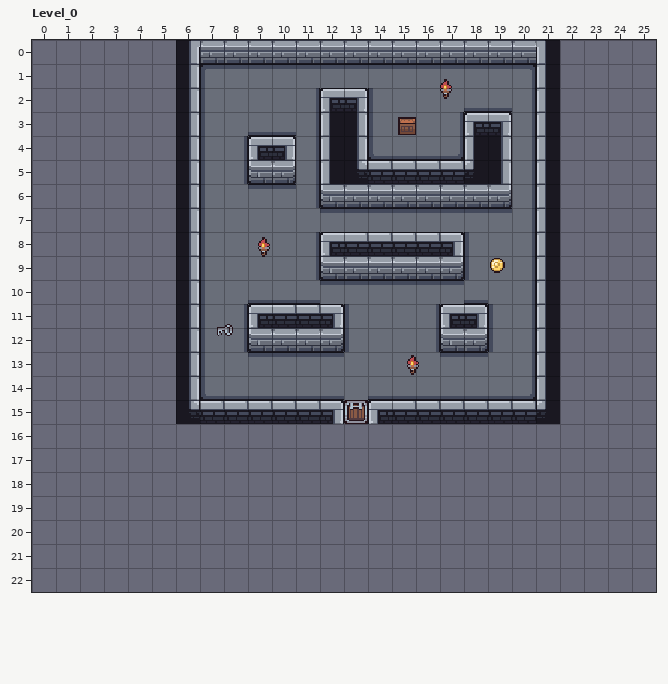
LDtk project, stored at assets/map.ldtk. The picture above was drawn from the file before the commit.
Cells are 16x16 px. Shown: Level_0 x 0..25, y 0..22. The old version is drawn lined up with the new one.
After the commit:
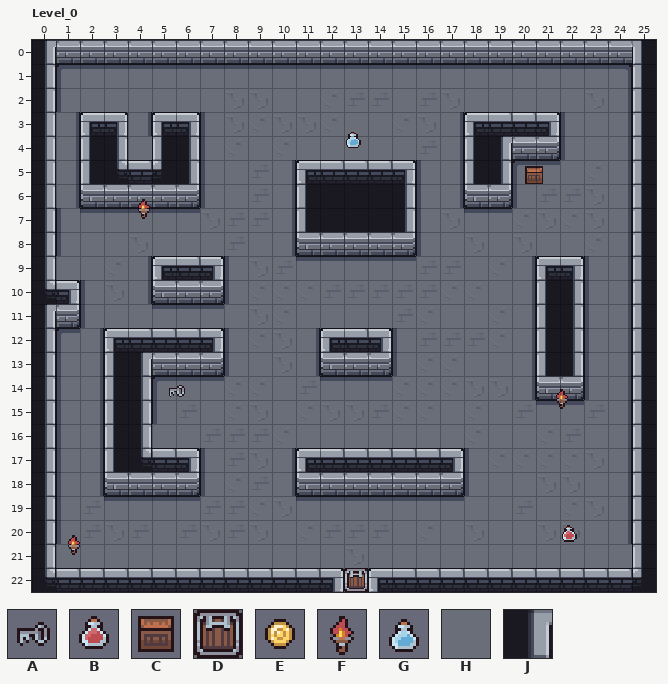
Key: from "Objects": A 2, B 3, C 8, D 12, E 14, F 20, G 52; from "Terrain": H 1 "FLOOR", J 2 "WALL".
_ is an empty cell.
Objects are placed by their top-left corner, in cells (3,4 is the top-left corner of cell 3,4); size is 1x1 cell unless given.
The exact change:
map size 16x16 -> 26x23 cells (old content now starts at 6,0; both pictures use the new coordinates)
Layer "Terrain":
The author changed tile J to tile H in row 1 at x 6 and 21; in row 2 at x 6, 12 to 13 and 21; in row 3 at x 12 to 13; in row 4 at x 9 to 10 and 12 to 13; in row 5 at x 9 to 10, 16 to 17 and 21; in row 6 at x 16 to 17 and 21.
The author changed tile J to tile H in row 7 at x 6 and 21; in row 8 at x 6, 16 to 17 and 21; in row 9 at x 12 to 17; in row 11 at x 6, 9 to 12 and 17 to 18; in row 12 at x 9 to 11 and 17 to 18; in row 14 at x 6.
The author changed tile J to tile H in row 15 at x 6 to 12 and 14 to 21.
Tile H now appears in row 1 at x 1 to 5 and 22 to 24; in row 2 at x 1 and 24; in row 3 at x 1, 4, 22 and 24; in row 4 at x 1, 22 and 24; in rows 5 to 6 at x 1 and 24; in row 7 at x 1 to 5 and 24.
Tile H now appears in row 8 at x 1 and 24; in row 9 at x 4 and 23 to 24; in row 10 at x 2, 4 and 23 to 24; in row 11 at x 2, 5 and 23 to 24; in rows 12 to 13 at x 1 to 2 and 23 to 24; in row 14 at x 1 to 2, 5 and 23 to 24.
Tile H now appears in row 15 at x 1 to 2, 5, 22 and 24; in row 16 at x 1 to 2 and 24; in rows 17 to 18 at x 1 to 2, 7, 10, 18 and 24; in row 19 at x 1, 3 to 6, 11 to 17 and 24; in row 20 at x 1, 22 and 24; in row 21 at x 1.
Tile H now appears in row 22 at x 13.
The author changed tile H to tile J in rows 3 to 4 at x 20; in rows 5 to 6 at x 11; in row 7 at x 11 to 15; in row 8 at x 11; in rows 9 to 10 at x 7; in row 12 at x 7 and 13 to 14.
The author changed tile H to tile J in row 13 at x 7 and 12 to 14.
Tile J now appears in row 0 at x 0 to 5 and 22 to 25; in rows 1 to 2 at x 0 and 25; in rows 3 to 4 at x 0, 2 to 3, 5 and 25; in rows 5 to 6 at x 0, 2 to 5 and 25; in rows 7 to 8 at x 0 and 25; in row 9 at x 0, 5, 22 and 25.
Tile J now appears in row 10 at x 0 to 1, 5, 22 and 25; in row 11 at x 0 to 1, 22 and 25; in rows 12 to 13 at x 0, 3 to 5, 22 and 25; in row 14 at x 0, 3 to 4, 22 and 25; in rows 15 to 16 at x 0, 3 to 4 and 25; in rows 17 to 18 at x 0, 3 to 6, 11 to 17 and 25.
Tile J now appears in rows 19 to 21 at x 0 and 25; in row 22 at x 0 to 12 and 14 to 25.
Layer "Objects":
Object F "Object" at 9.2,8.1 becomes F "Object" at 1.2,20.5.
A new object: C "Object" at 20.4,5.1.
A new object: A "Object" at 5.5,14.1.
A new object: B "Object" at 21.9,20.1.
A new object: D "Object" at 13,22.
A new object: F "Object" at 4.2,6.5.
A new object: F "Object" at 21.6,14.4.
A new object: G "Object" at 12.9,3.6.
Object F "Object" at 15.4,13 is removed.
Object F "Object" at 16.8,1.5 is removed.
Object D "Object" at 13,15 is removed.
Object C "Object" at 15.1,3.1 is removed.
Object E "Object" at 18.9,8.9 is removed.
Object A "Object" at 7.5,11.6 is removed.
